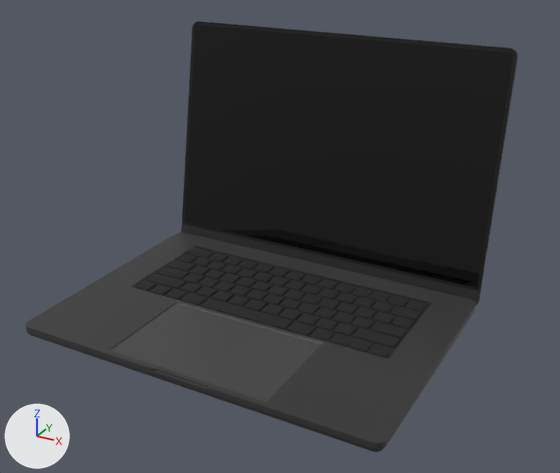
The FBX model Competitive Hacking Game/Assets/Resources/Models/Laptop/Laptop.fbx as it was, and as the next commit left it.
One viewpoint serves both versions: a 50 mm lens placed at (32.9, -55.3, 36.4), pointed at (-0.1, 4.7, 6.4). Arrows for +X, +Y and +Z are at lower left; the lights stay in place. The first picture is the older version. Where no turn or scale is listed for an object, it has been applied to the vertices.

The first picture shows 'Base', 'Screen'.
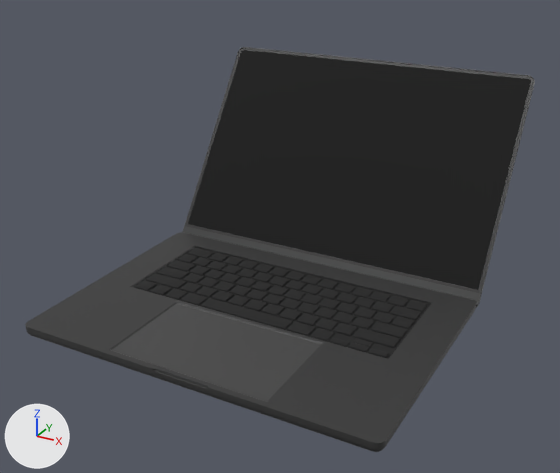
Boxes [x1, y1, x2, y2] around the edits, measured in the pictures (560 x 473 px):
'Screen', turned: before [181, 21, 518, 305]; after [183, 47, 535, 308]

The change in detail:
Object 'Screen' (ob_screen) turns from (170, 0, 0) to (145, 0, 0) degrees about x, y and z.
